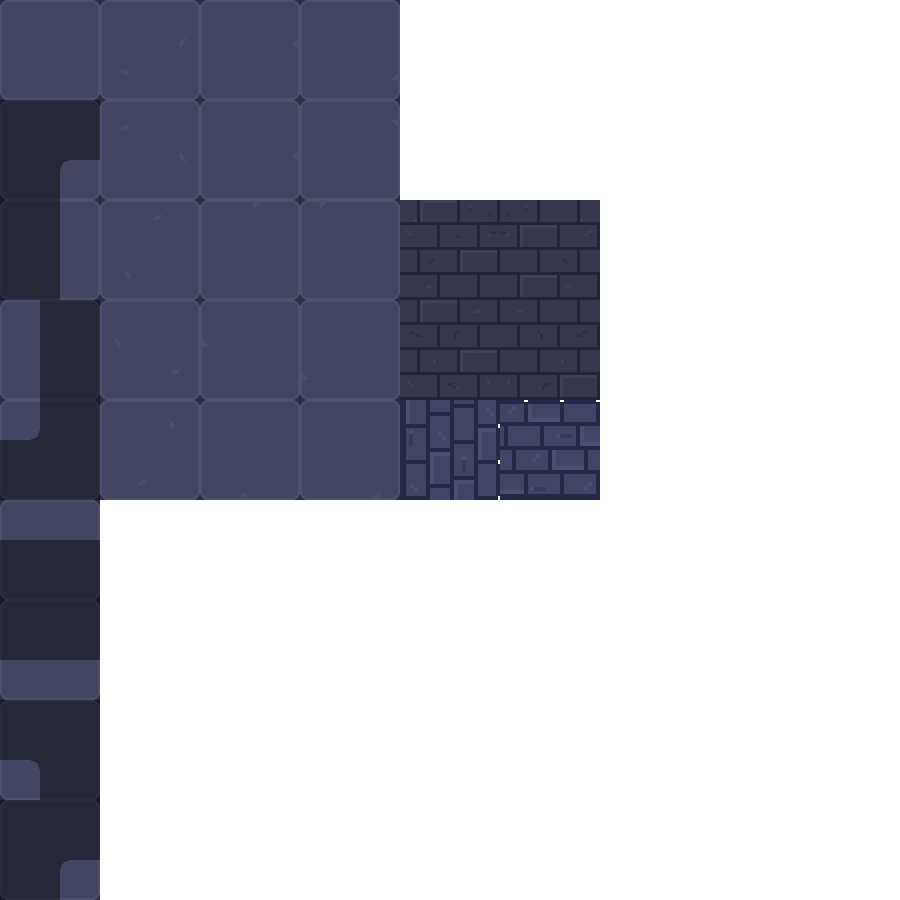
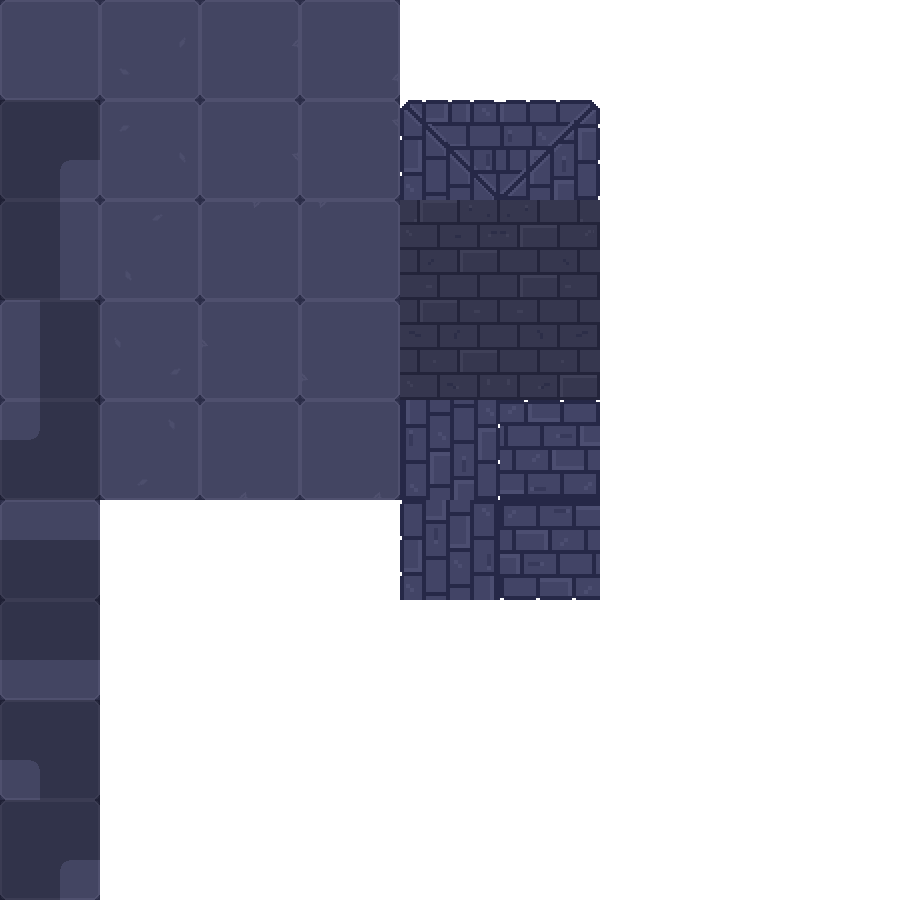
Layer changes from the first 900 x 900 image to the second:
painted on "walls" over [400, 100, 600, 600]
removed layer "shadows" (was 44%) over [0, 100, 100, 900]
painted on "tiles" over [0, 100, 100, 900]
